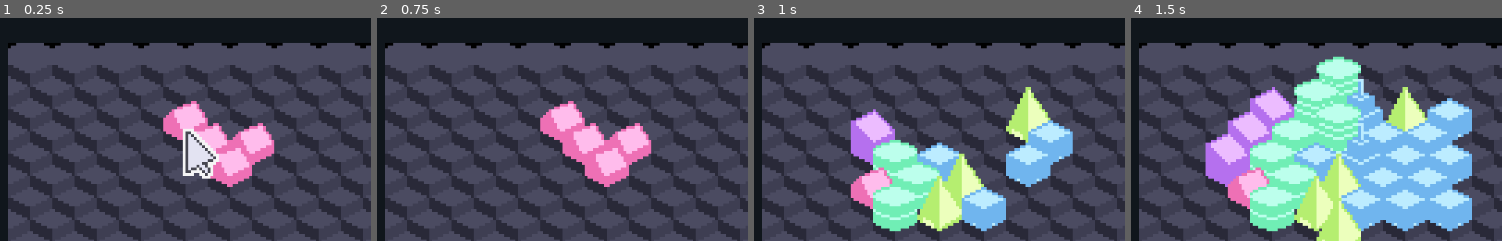
Above: before the commit, frames 1-4 (left to right).
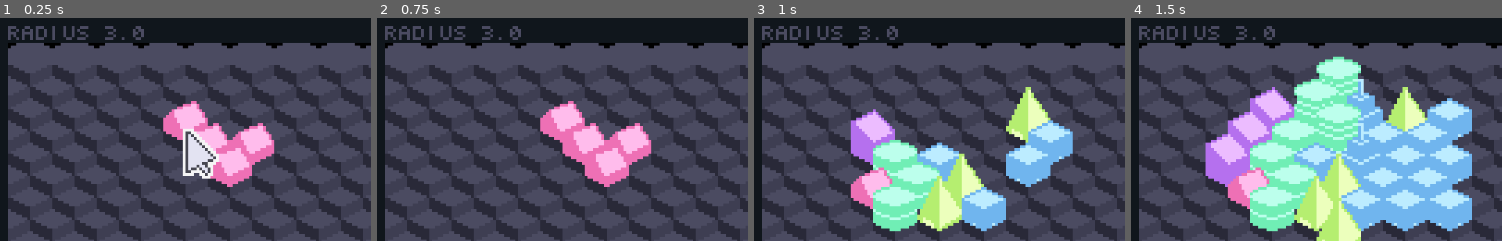
Above: after the commit, the same moments.

Repository: mudziok/destruction
Game: Godot game, scene res://main.tscn
Same seed, same stepped clock (60 frames per second), same inputs: the game is played once before the commit and once after it.
Inputs (mouse positions are % of the whole screen's width and height, from its top left):
- Up to frame 1 (0.25 s): no input
- Up to frame 2 (0.75 s): click (27, 10) at 0.5 s
- Up to frame 3 (1 s): no input
- Up to frame 4 (1.5 s): click (23, 84) at 1.25 s
The pictures show only the part of the screen within x 26-76%, y 24-74%; the shares and areas given below are measured in that part.

The runs differ from the first frame. In frame 1, 0.8% of the frame differs, in the area x 2-39%, y 3-10%; in frame 2, 0.8%; in frame 3, 0.8%; in frame 4, 0.8%.

Commit message:
feat: add flashbang

Diff:
--- a/bomb.gd
+++ b/bomb.gd
@@ -30,6 +30,8 @@
 		if not done:
 			done = true
 			exploded.emit()
+			queue_free()
+
 		return
 
 	if stopped:
--- /dev/null
+++ b/flashbang.gd
@@ -0,0 +1,7 @@
+extends ColorRect
+
+func _on_ui_bomb_timeout() -> void:
+	modulate.a = 1.0
+	await get_tree().create_timer(1.0).timeout
+	var tween = get_tree().create_tween()
+	tween.tween_property(self, "modulate:a", 0.0, 2.0)
--- a/game.gd
+++ b/game.gd
@@ -6,6 +6,7 @@
 signal use_points(points: int)
 signal change_brush(brush)
 signal use_brush(brush: String, mouse_posiiton: Vector2)
+signal round_lost()
 
 func _on_bomb_timer_timeout():
 	pass
@@ -17,8 +18,7 @@
 	round_won.emit()
 
 func _on_ui_bomb_timeout() -> void:
-	pass # Replace with function body.
-
+	round_lost.emit()
 
 func _on_map_add_destruction_points(points: Variant, color: Variant) -> void:
 	add_points.emit(points, color)
--- a/game.tscn
+++ b/game.tscn
@@ -7,6 +7,7 @@
 [ext_resource type="Shader" path="res://bg.gdshader" id="2_nse46"]
 [ext_resource type="Texture2D" uid="uid://5l2u8s7bjrob" path="res://sprites/bg_nine.png" id="3_7jesj"]
 [ext_resource type="Script" path="res://gimball.gd" id="4_drhe8"]
+[ext_resource type="FontFile" uid="uid://c84gwvn77iltj" path="res://CG pixel 4x5 mono.ttf" id="5_xn3yh"]
 
 [sub_resource type="ShaderMaterial" id="ShaderMaterial_d38ur"]
 shader = ExtResource("2_nse46")
@@ -53,6 +54,15 @@
 axis_stretch_horizontal = 1
 axis_stretch_vertical = 2
 
+[node name="Label" type="Label" parent="RoundManager/NinePatchRect"]
+layout_mode = 0
+offset_top = -6.0
+offset_right = 50.0
+theme_override_colors/font_color = Color(0.294118, 0.294118, 0.380392, 1)
+theme_override_fonts/font = ExtResource("5_xn3yh")
+theme_override_font_sizes/font_size = 5
+text = "radius 3.0"
+
 [node name="Map" type="TileMapLayer" parent="."]
 y_sort_enabled = true
 texture_filter = 1
@@ -70,6 +80,7 @@
 [node name="Camera2D" type="Camera2D" parent="Gimball"]
 
 [connection signal="change_brush" from="." to="Map" method="_on_game_change_brush"]
+[connection signal="round_lost" from="." to="RoundManager" method="_on_game_round_lost"]
 [connection signal="use_brush" from="." to="Map" method="_on_game_use_brush"]
 [connection signal="round_won" from="RoundManager" to="." method="_on_round_manager_round_won"]
 [connection signal="start_round" from="RoundManager" to="." method="_on_round_manager_start_round"]
--- a/main.tscn
+++ b/main.tscn
@@ -1,8 +1,9 @@
-[gd_scene load_steps=5 format=3 uid="uid://csn00pe8lksd6"]
+[gd_scene load_steps=6 format=3 uid="uid://csn00pe8lksd6"]
 
 [ext_resource type="PackedScene" uid="uid://ddr44wetit1rm" path="res://game.tscn" id="1_0eiag"]
 [ext_resource type="Shader" path="res://ui.gdshader" id="2_br3mh"]
 [ext_resource type="PackedScene" uid="uid://cfmytruokew5u" path="res://scenes/ui.tscn" id="2_r0cj6"]
+[ext_resource type="Script" path="res://flashbang.gd" id="4_e1ut7"]
 
 [sub_resource type="ShaderMaterial" id="ShaderMaterial_8viwh"]
 shader = ExtResource("2_br3mh")
@@ -50,10 +51,22 @@
 
 [node name="UI" parent="UIViewport/SubViewport" instance=ExtResource("2_r0cj6")]
 
+[node name="Flashbang" type="ColorRect" parent="."]
+modulate = Color(1, 1, 1, 0)
+layout_mode = 0
+offset_left = -147.0
+offset_top = -86.0
+offset_right = 1286.0
+offset_bottom = 744.0
+mouse_filter = 2
+color = Color(0.0627451, 0.0862745, 0.109804, 1)
+script = ExtResource("4_e1ut7")
+
 [connection signal="add_points" from="SubViewportContainer/SubViewport/Game" to="UIViewport/SubViewport/UI" method="_on_game_add_points"]
 [connection signal="round_start" from="SubViewportContainer/SubViewport/Game" to="UIViewport/SubViewport/UI" method="_on_game_round_start"]
 [connection signal="round_won" from="SubViewportContainer/SubViewport/Game" to="UIViewport/SubViewport/UI" method="_on_game_round_won"]
 [connection signal="use_points" from="SubViewportContainer/SubViewport/Game" to="UIViewport/SubViewport/UI" method="_on_game_use_points"]
 [connection signal="bomb_timeout" from="UIViewport/SubViewport/UI" to="SubViewportContainer/SubViewport/Game" method="_on_ui_bomb_timeout"]
+[connection signal="bomb_timeout" from="UIViewport/SubViewport/UI" to="Flashbang" method="_on_ui_bomb_timeout"]
 [connection signal="buy_power_up" from="UIViewport/SubViewport/UI" to="SubViewportContainer/SubViewport/Game" method="_on_ui_buy_power_up"]
 [connection signal="use_brush" from="UIViewport/SubViewport/UI" to="SubViewportContainer/SubViewport/Game" method="_on_ui_use_brush"]
--- a/round_manager.gd
+++ b/round_manager.gd
@@ -23,13 +23,19 @@
 	start_round.emit(current_radius)
 
 var grow = 0
+
 func _on_map_map_cleared() -> void:
 	round_won.emit()
 	await get_tree().create_timer(3.0).timeout
 	current_radius += 0.5
+	$NinePatchRect/Label.text = "radius " + "%.02f" % current_radius
 	grow += 1
 	if grow == 4:
 		grow = 0
 		destination_position -= Vector2(16.0, 16.0)
 		destination_size += Vector2(32.0, 32.0)
 	request_new_round()
+
+
+func _on_game_round_lost() -> void:
+	request_new_round()
--- a/scenes/destruction_points.gd
+++ b/scenes/destruction_points.gd
@@ -13,7 +13,7 @@
 
 func _process(delta: float) -> void:
 	if destination_value < value:
-		value = destination_value
+		value = lerp(value, destination_value, delta * 10.0)
 	else:
 		value = lerp(value, destination_value, delta * 5.0)
 	scale_y = (max_value / 100.0)
--- /dev/null
+++ b/scenes/flashbang.gd
@@ -0,0 +1,8 @@
+extends ColorRect
+
+
+func flash():
+	print("XD")
+	color.a = 1.0
+	var tween = get_tree().create_tween()
+	tween.tween_property(self, "modulate:a", 0.0, 1.0)
--- a/scenes/ui.gd
+++ b/scenes/ui.gd
@@ -24,6 +24,7 @@
 
 func _on_game_round_start() -> void:
 	start_fuse()
+	$DestructionPoints.destination_value = 0.0
 
 func _on_game_round_won() -> void:
 	$BombSlot.get_child(0).put_out()
--- a/scenes/ui.tscn
+++ b/scenes/ui.tscn
@@ -71,11 +71,6 @@
 [node name="UI" type="Node2D"]
 script = ExtResource("1_66jpf")
 
-[node name="BombSlot" type="Node2D" parent="."]
-position = Vector2(247, 130)
-
-[node name="Shop" type="Node2D" parent="."]
-
 [node name="DestructionPoints" type="ColorRect" parent="."]
 texture_repeat = 2
 material = SubResource("ShaderMaterial_ine8p")
@@ -141,6 +136,11 @@
 texture = ExtResource("10_mfb00")
 centered = false
 
+[node name="Shop" type="Node2D" parent="."]
+
+[node name="BombSlot" type="Node2D" parent="."]
+position = Vector2(247, 130)
+
 [node name="Cursor" type="Sprite2D" parent="."]
 texture_filter = 1
 position = Vector2(100, 67)
Binary file added: CG pixel 4x5 mono.ttf
Not shown, added: CG pixel 4x5 mono.ttf.import
Not shown: 1 places in game.tscn that only renumber resources
